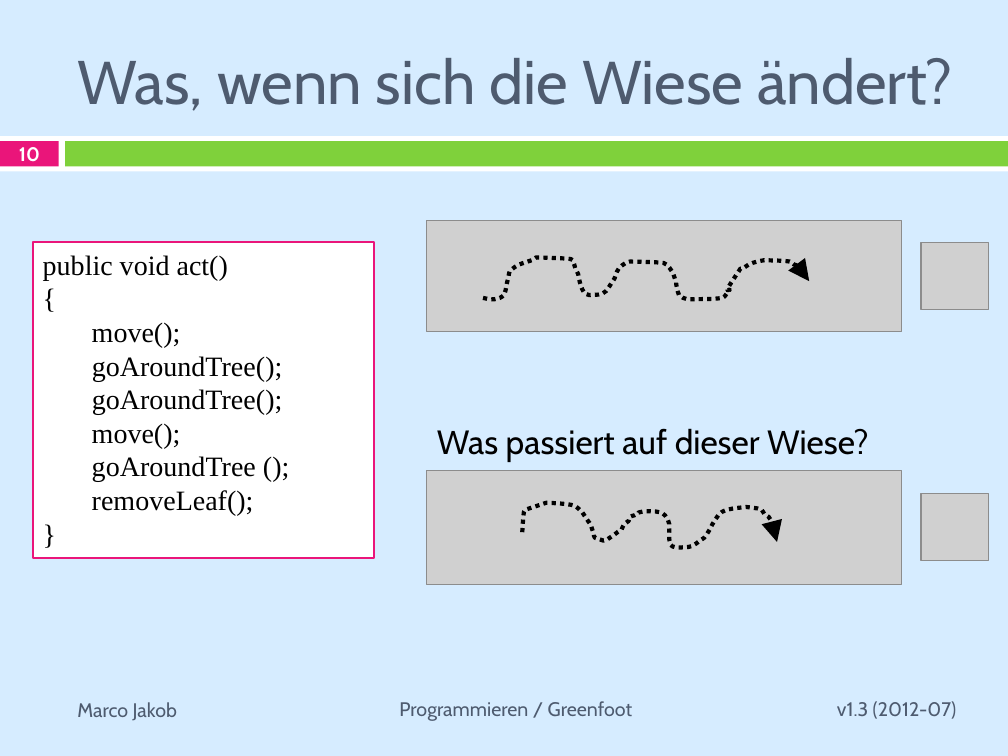
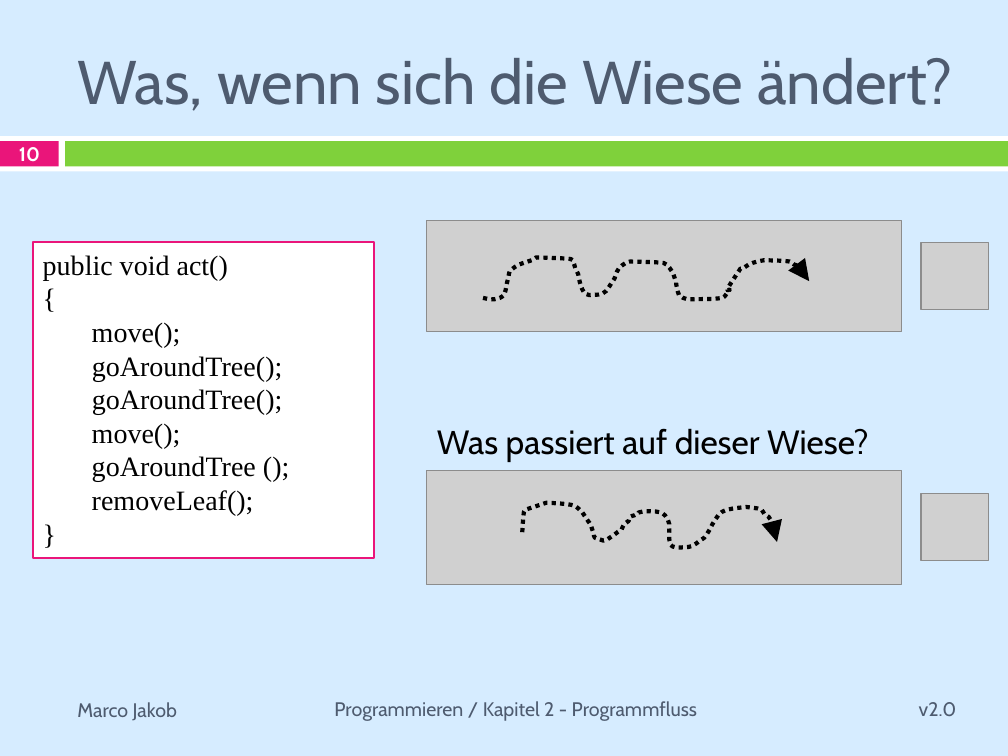
Before and after one commit to marcojakob/greenfoot-kara, a slide deck: slide 10 of presentations-de/praesentation-03-kapitel-2-programmfluss.pptx. Drawn at 1008x756 pixels with LibreOffice and Linux fonts; fonts in the diff are those of the drawing; grey boxes stand for pictures. Boxes give left, top, right and bottom in pixels: in the first picture for what was removed or moved away, otherwise in the second. Text is boxed around its words. In the diff, an @@ line names an element or a change of style, - is before the commit and + after.

```diff
--- a/presentations-de/praesentation-03-kapitel-2-programmfluss.pptx
+++ b/presentations-de/praesentation-03-kapitel-2-programmfluss.pptx
@@ text at <box>334,701,697,721</box>: text changed @@
-Programmieren / Greenfoot
+Programmieren / Kapitel 2 - Programmfluss
@@ text at <box>919,702,957,716</box>: text changed @@
-v1.3 (2012-07)
+v2.0
```
Also in this commit, not shown: 9 other slides changed, 6 other files.
